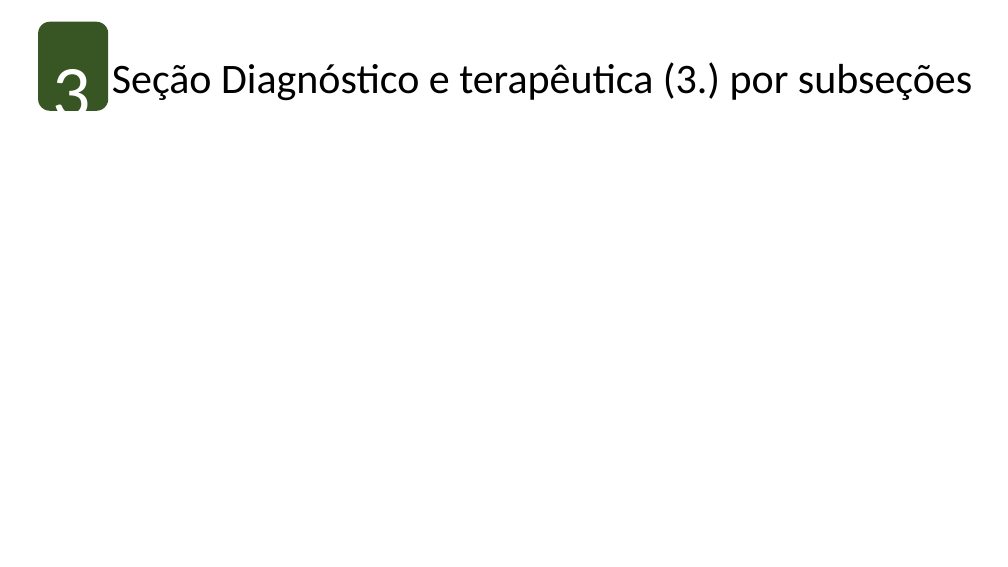
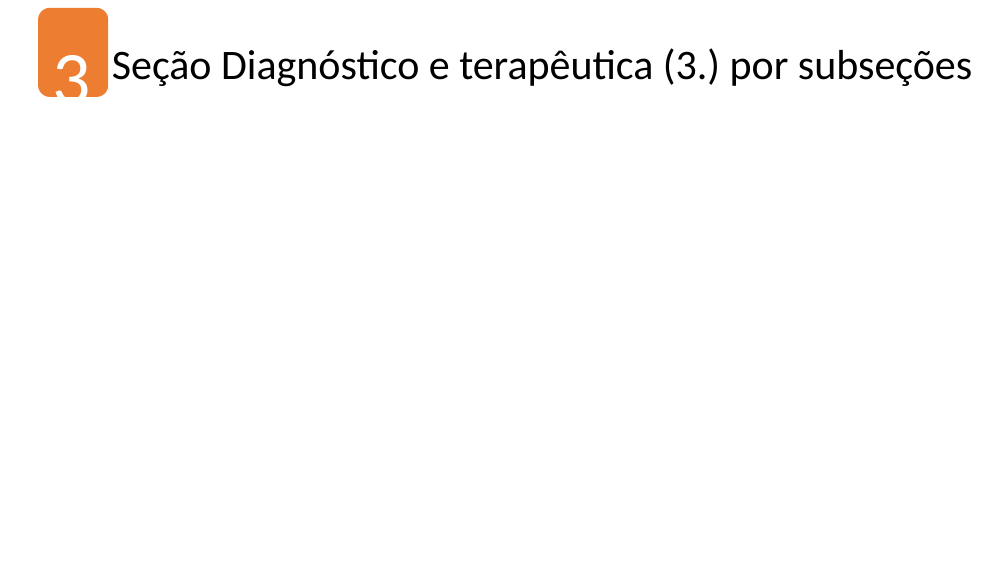
Before and after one commit to gustapfp/dodo, a slide deck: slide 10 of report/helpers/template-ona-report.pptx (slide 7 before the commit). Drawn at 1008x567 pixels with LibreOffice and Linux fonts; fonts in the diff are those of the drawing; background and template pictures are left out. Boxes give left, top, right and bottom in pixels: in the first picture for what was removed or moved away, otherwise in the second. Text is boxed around its words. In the diff, an @@ line names an element or a change of style, - is before the commit and + after.

```diff
--- a/report/helpers/template-ona-report.pptx
+++ b/report/helpers/template-ona-report.pptx
@@ 2 texts, 1 rounded rectangle moved together from (x1=38, y1=22, x2=972, y2=136) to (x1=38, y1=8, x2=972, y2=122) @@
@@ rounded rectangle at (x1=38, y1=8, x2=108, y2=97): fill #385623 to #ED7D31 @@
```
Also in this commit, not shown: 7 other slides changed, 5 slides added, 5 other files.
